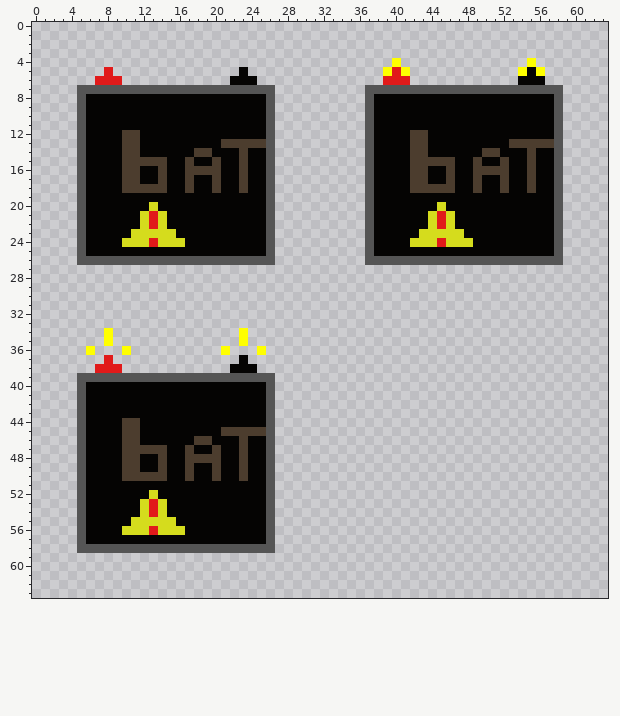
Pixel-art sprite -- Resources/Textures/_TP/Objects/Misc/carbatteryplush.rsi/icon.png. The picture above is the old version.
The file is 64x64 pixels. Colours within 5 levels of each other are drawn and written as one.
After:
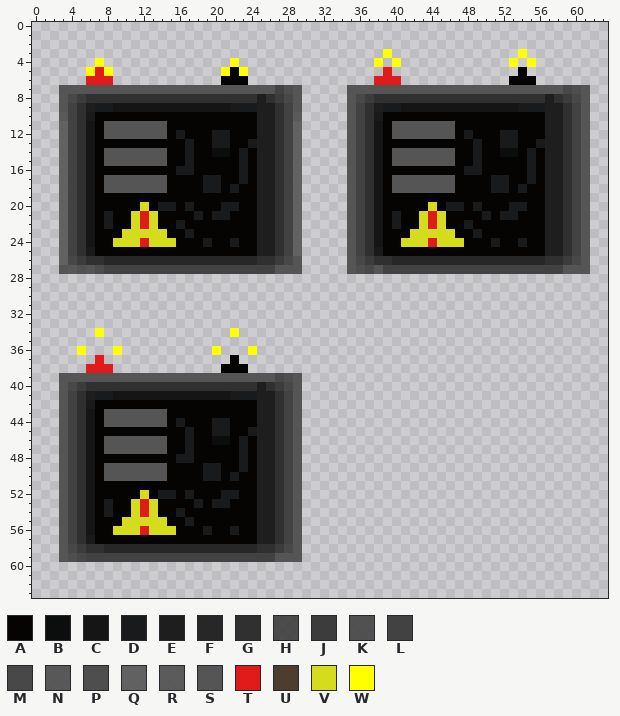
Palette (. is transparent): A #050403  B #0c0d0d  C #151515  D #181a1b  E #1e1e1e  F #282727  G #303030  H #3c3c3ce3  J #3c3c3c  K #424242e3  L #424242  M #484848  N #4b4b4be3  P #4e4e4e  Q #555555e3  R #555555f2  S #555555  T #e11a1a  U #4c3d2e  V #d5dc1d  W #ffff00
Diff:
Changed rows in their new state; - is an unchanged pixel.
first column x 3:
 3 ------------------------------------W--------------W-------
 4 ----W--------------W---------------W--------------W--------
 5 ---WTW------------WAW---------------T..------------A..-----
 6 ---T--.-----------A--.-------------T--.-----------A--.-----
 7 SS----------------------LPS-----SS----------------------MPS
 8 SMJGGGGGGGGGGGGGGGGGGGEGJMS-----SMJGGGGGGGGGGGGGGGGGGGEGJMS
 9 SLGEDDCCCCCCCCCCCCCDDDEEGLS-----SLGEDDCCCCCCCCCCCCCDDDEEGLS
10 RLGD------------------EEGLR-----SLGD------------------EEGLS
11 QLGC-SSSSSSS----------EEGLQ-----SLGC-SSSSSSS----------EEGLS
12 QLGC-SSSSSSS-D---DD---EEGLQ-----SLGC-SSSSSSS-D---DD---EEGLS
13 QLGC---AA-----D--DDAADEEGLQ-----SLGC---AA-----D--DDAADEEGLS
14 QLGC-SSSSSSS--DAABB-D-EEGLQ-----SLGC-SSSSSSS--DAABB-D-EEGLS
15 QLGC-SSSSSSS--D--A--D-EEGLQ-----SLGC-SSSSSSS--D--A--D-EEGLS
16 QLGC---AA--A-DDAAA--D-EEGLQ-----SLGC---AA--A-DDAAA--D-EEGLS
17 QLGC-SSSSSSS--A-DD--D-EEGLQ-----SLGC-SSSSSSS--A-DD--D-EEGLS
18 QLGC-SSSSSSS--A-DD-DA-EEGLQ-----SLGC-SSSSSSS--A-DD-DA-EEGLS
19 QLGC------------------EEGLQ-----SLGC------------------EEGLS
20 QLGC-----VADD-D---DD--EEGLQ-----SLGC-----VADD-D---DD--EEGLS
21 QLGC-D--VTVA---D-DD---EEGLQ-----SLGC-D--VTVA---D-DD---EEGLS
22 QLGC-D--VTVA-D--------EEGLQ-----SLGC-D--VTVA-D--------EEGLS
23 QLGC---V----A-D-------EEGLQ-----SLGC---V----A-D-------EEGLS
24 QLGC--V--TV--A--D--D--EEGLQ-----SLGC--V--TV--A--D--D--EEGLS
25 QLGD------------------EEGLQ-----SLGD------------------EEGLS
26 QMJGGFFFFFFFFFFFFFFFFFGGJMS-----SMJGGFFFFFFFFFFFFFFFFFGGJMS
27 SNKSHLLLLLLLLLLLLLLLLLLLSSS-----SPMSLLLLLLLLLLLLLLLLLLLLSSS
first column x 3:
34 ----W.-------------W.------
35 -----.--------------.------
36 --W.--W.---------W.--W.----
37 ----T.-------------A.------
38 ---T--.-----------A--.-----
39 SS----------------------MPS
40 SMJGGGGGGGGGGGGGGGGGGGEGJMS
41 SLGEDDCCCCCCCCCCCCCDDDEEGLS
42 SLGD------------------EEGLS
43 SLGC-SSSSSSS----------EEGLS
44 SLGC-SSSSSSS-D---DD---EEGLS
45 SLGC---AA-----D--DDAADEEGLS
46 SLGC-SSSSSSS--DAABB-D-EEGLS
47 SLGC-SSSSSSS--D--A--D-EEGLS
48 SLGC---AA--A-DDAAA--D-EEGLS
49 SLGC-SSSSSSS--A-DD--D-EEGLS
50 SLGC-SSSSSSS--A-DD-DA-EEGLS
51 SLGC------------------EEGLS
52 SLGC-----VADD-D---DD--EEGLS
53 SLGC-D--VTVA---D-DD---EEGLS
54 SLGC-D--VTVA-D--------EEGLS
55 SLGC---V----A-D-------EEGLS
56 SLGC--V--TV--A--D--D--EEGLS
57 SLGD------------------EEGLS
58 SMJGGFFFFFFFFFFFFFFFFFGGJMS
59 SPMLLLLLLLLLLLLLLLLLLLLLSSS
